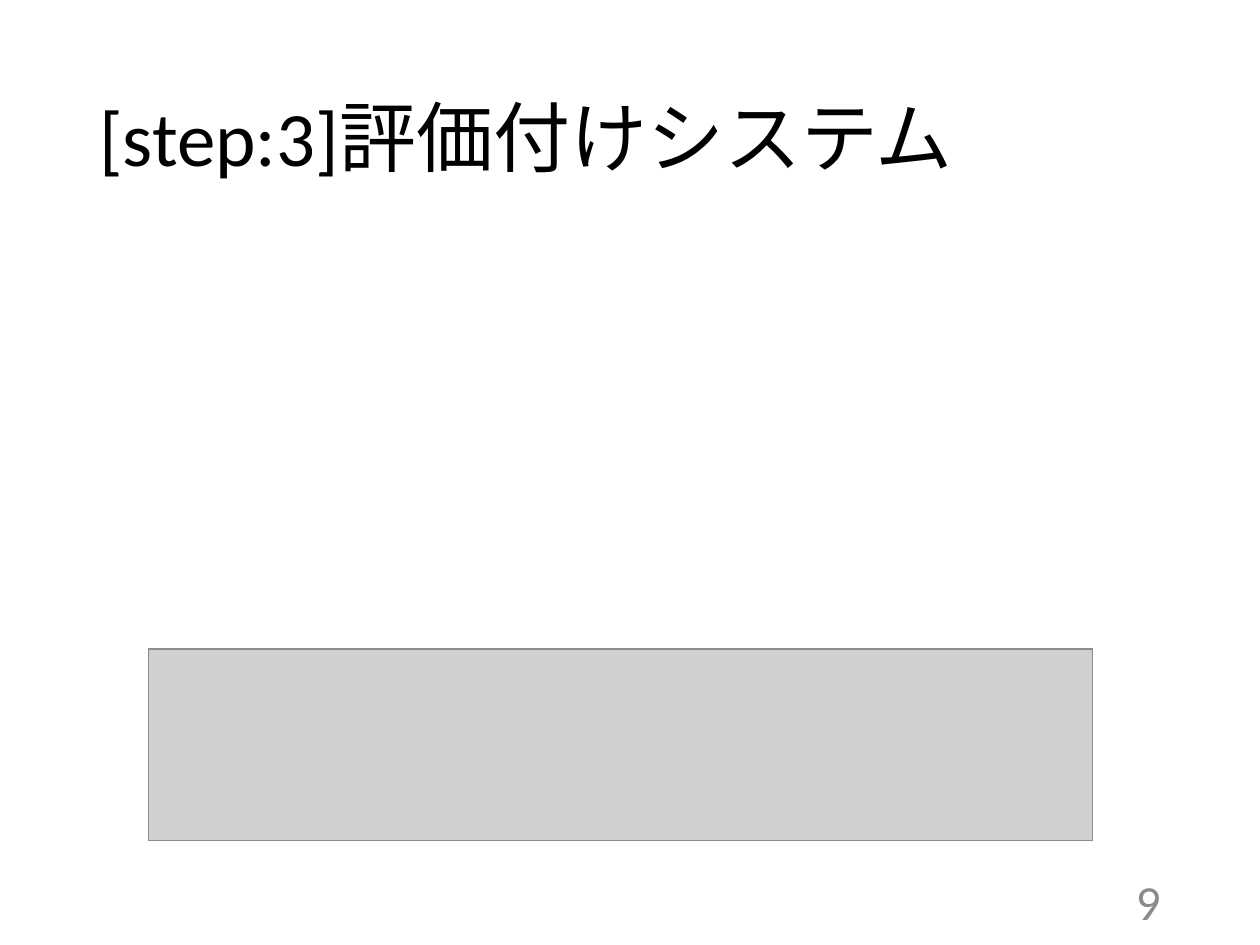
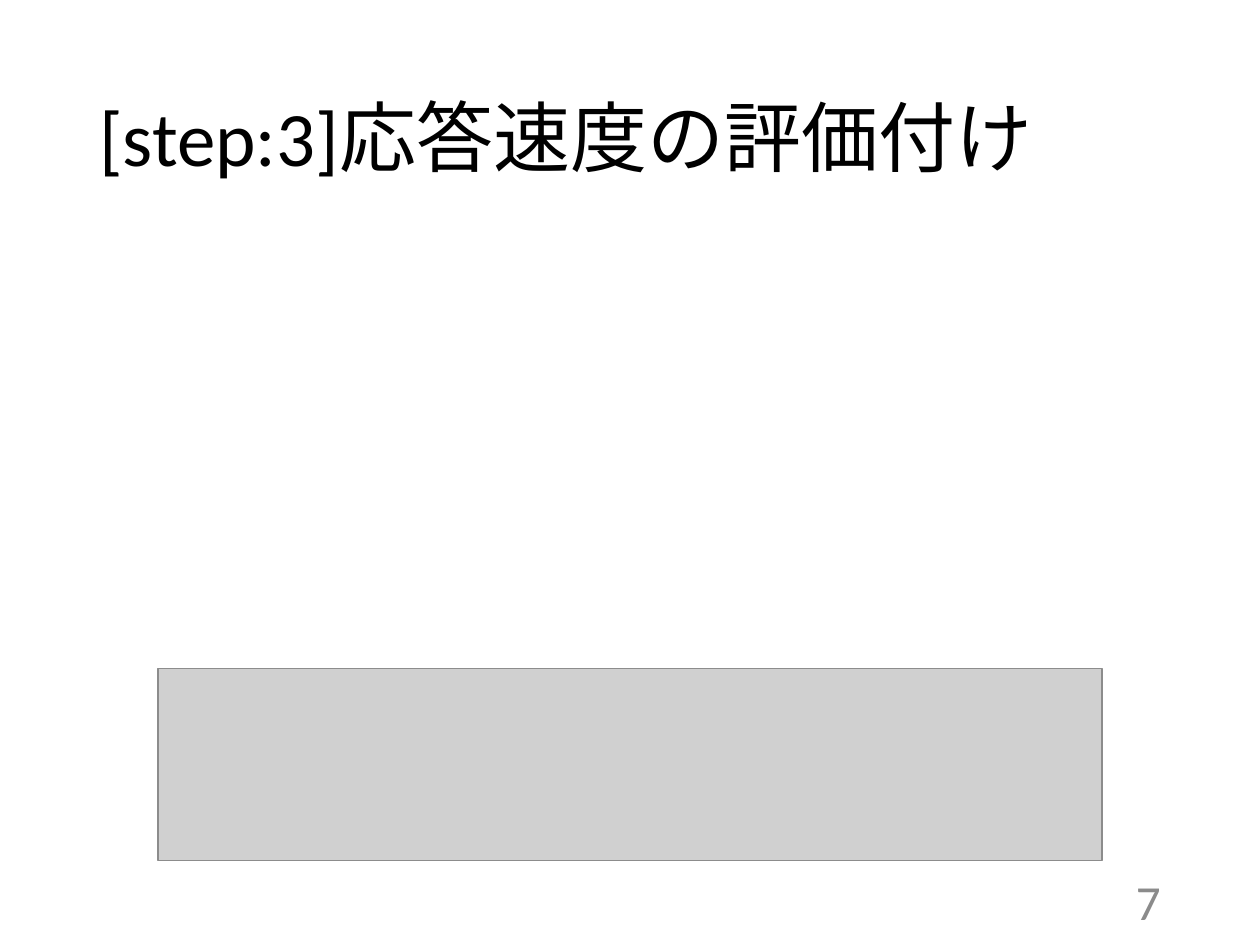
Before and after one commit to kait-takanolab/1821086_matsuo_thesis, a slide deck: slide 7 of 発表用/1821086_卒業研究発表会.pptx (slide 9 before the commit). Drawn at 1260x945 pixels with LibreOffice and Linux fonts; fonts in the diff are those of the drawing; grey boxes stand for pictures. Boxes give left, top, right and bottom in pixels: in the first picture for what was removed or moved away, otherwise in the second. Text is boxed around its words. In the diff, an @@ line names an element or a change of style, - is before the commit and + after.

```diff
--- a/発表用/1821086_卒業研究発表会.pptx
+++ b/発表用/1821086_卒業研究発表会.pptx
@@ title at box(99, 102, 1032, 179): text changed @@
-[step:3]評価付けシステム
+[step:3]応答速度の評価付け
@@ picture: place and size @@
-picture at box(149, 649, 1092, 840)
+picture at box(158, 669, 1101, 861)
@@ page number at box(1136, 888, 1161, 920): text changed @@
-9
+7
```
Also in this commit, not shown: 10 other slides changed, 2 slides removed, 3 other files.
